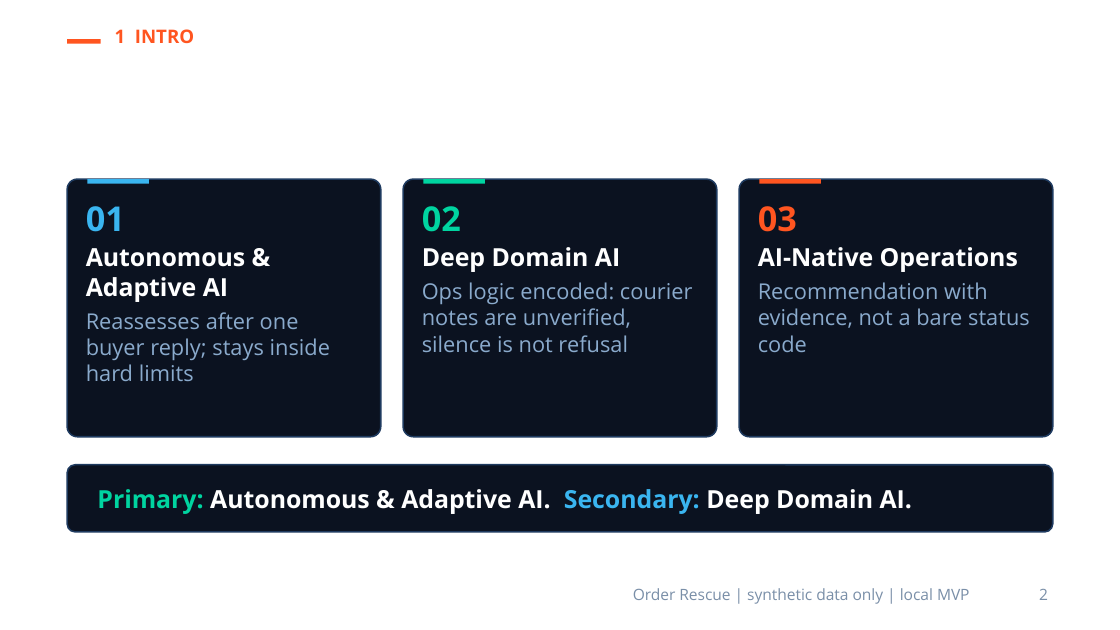
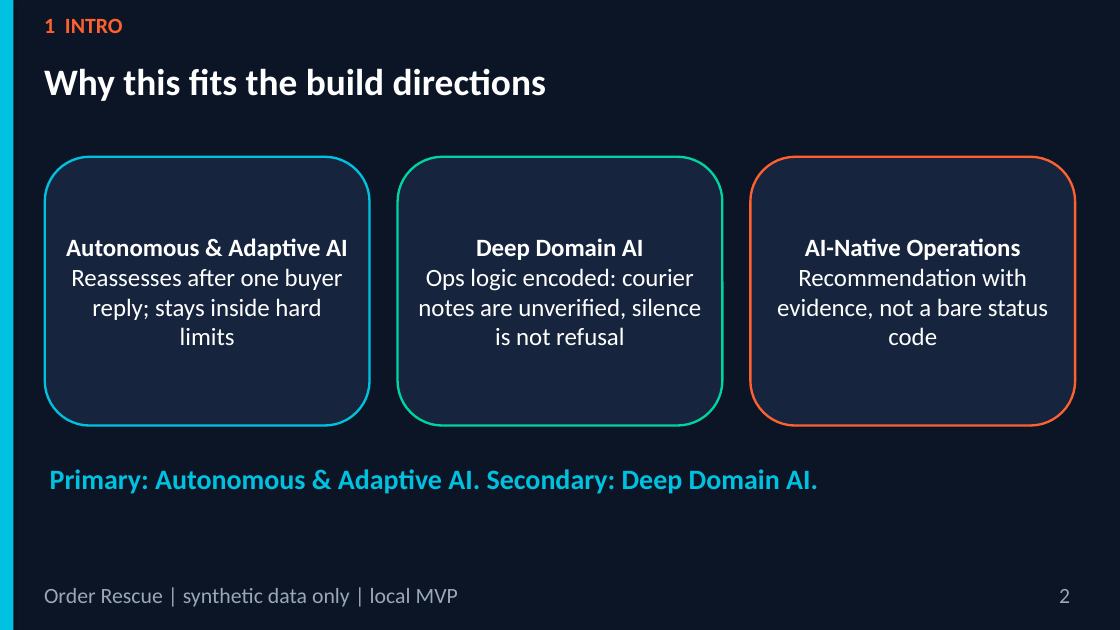
Before and after one commit to PhucNg2k/OrderResuce-Agent-Skill, a slide deck: slide 2 of docs/slides/Order_Rescue_Pitch_Deck.pptx. Drawn at 1120x630 pixels with LibreOffice and Linux fonts; fonts in the diff are those of the drawing; background and template pictures are left out. Boxes give left, top, right and bottom in pixels: in the first picture for what was removed or moved away, otherwise in the second. Text is boxed around its words. In the diff, an @@ line names an element or a change of style, - is before the commit and + after.

```diff
--- a/docs/slides/Order_Rescue_Pitch_Deck.pptx
+++ b/docs/slides/Order_Rescue_Pitch_Deck.pptx
@@ background picture (left out) to #0B1526 @@
@@ rectangle added at [0,0,13,629], fill #00C2E0 @@
@@ text "1 INTRO": place and size @@
-text "1 INTRO" at [115,29,194,43]
+text "1 INTRO" at [44,18,123,33]
@@ text "1 INTRO" at [44,18,123,33]: size 12 to 14 pt, font Open Sans to Calibri, text colour #FF5520 to #FF6030; more space between paragraphs @@
@@ text "Why this fits the build ...": place and size @@
-text "Why this fits the build ..." at [67,56,1008,166]
+text "Why this fits the build ..." at [44,68,546,101]
@@ text "Why this fits the build ..." at [44,68,546,101]: size 26 to 24 pt, font Open Sans to Calibri; more space between paragraphs @@
@@ rectangle removed at [67,39,101,44] @@
@@ rounded rectangle "Autonomous & Adaptive AI": place and size @@
-rounded rectangle "Autonomous & Adaptive AI" at [67,179,381,437]
+rounded rectangle "Autonomous & Adaptive AI" at [45,157,370,426]
@@ rounded rectangle "Autonomous & Adaptive AI" at [45,157,370,426]: font Open Sans to Calibri; size 14 to 16 pt, text colour #8AAACC to #FFFFFF in "Reassesses after one buyer reply; stays inside ..."; alignment left to centre; less space between paragraphs; vertical alignment top to middle; fill #0B1220 to #16253D; outline #1E3A5F 1 pt to #00C2E0 1.5 pt; proportions changed @@
@@ rectangle removed at [87,179,149,184] @@
@@ rounded rectangle "Deep Domain AI": place and size @@
-rounded rectangle "Deep Domain AI" at [403,179,717,437]
+rounded rectangle "Deep Domain AI" at [398,157,722,426]
@@ rounded rectangle "Deep Domain AI" at [398,157,722,426]: font Open Sans to Calibri; size 14 to 16 pt, text colour #8AAACC to #FFFFFF in "Ops logic encoded: courier notes are unverified, ..."; alignment left to centre; less space between paragraphs; vertical alignment top to middle; fill #0B1220 to #16253D; outline #1E3A5F 1 pt to #00D4A0 1.5 pt; proportions changed @@
@@ rectangle removed at [423,179,485,184] @@
@@ rounded rectangle "AI-Native Operations": place and size @@
-rounded rectangle "AI-Native Operations" at [739,179,1053,437]
+rounded rectangle "AI-Native Operations" at [750,157,1075,426]
@@ rounded rectangle "AI-Native Operations" at [750,157,1075,426]: font Open Sans to Calibri; size 14 to 16 pt, text colour #8AAACC to #FFFFFF in "Recommendation with evidence, not a bare status ..."; alignment left to centre; less space between paragraphs; vertical alignment top to middle; fill #0B1220 to #16253D; outline #1E3A5F 1 pt to #FF6030 1.5 pt; proportions changed @@
@@ rectangle removed at [759,179,821,184] @@
@@ text in rounded rectangle at [86,206,125,232]: paragraph removed @@
-01
@@ text in rounded rectangle at [422,206,461,232]: paragraph removed @@
-02
@@ text in rounded rectangle at [758,206,797,232]: paragraph removed @@
-03
@@ text "Primary: Autonomous & Adaptive AI. ...": place and size @@
-text "Primary: Autonomous & Adaptive AI. ..." at [67,465,1053,532]
+text "Primary: Autonomous & Adaptive AI. ..." at [50,469,818,494]
@@ text "Primary: Autonomous & Adaptive AI. ..." at [50,469,818,494]: size 16 to 18 pt, font Open Sans to Calibri; text colour #00D4A0 to #00C2E0 in "Primary:"; text colour #FFFFFF to #00C2E0 in "Autonomous & Adaptive AI. Deep Domain AI."; text colour #3AB5F0 to #00C2E0 in "Secondary:"; more space between paragraphs; vertical alignment middle to top; fill #0B1220 to none; outline #1E3A5F 1 pt to none @@
@@ text "Order Rescue | synthetic data ...": place and size @@
-text "Order Rescue | synthetic data ..." at [633,588,970,604]
+text "Order Rescue | synthetic data ..." at [44,588,458,607]
@@ text "Order Rescue | synthetic data ..." at [44,588,458,607]: size 10 to 14 pt, font Open Sans to Calibri, text colour #7A8FA8 to #9AA7B8; alignment right to left; more space between paragraphs @@
@@ text "2": place and size @@
-text "2" at [1039,589,1048,600]
+text "2" at [1059,589,1070,603]
@@ text "2" at [1059,589,1070,603]: size 10 to 14 pt, font Open Sans to Calibri, text colour #7A8FA8 to #9AA7B8; more space between paragraphs @@
```
Also in this commit, not shown: 14 other slides changed, 4 other files.
